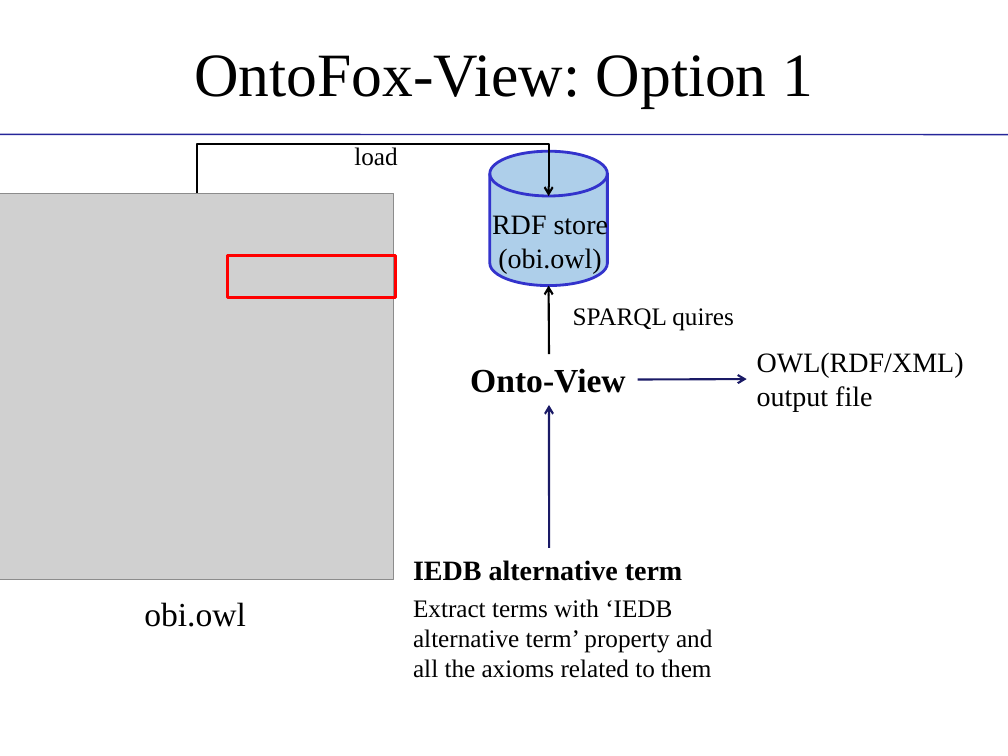
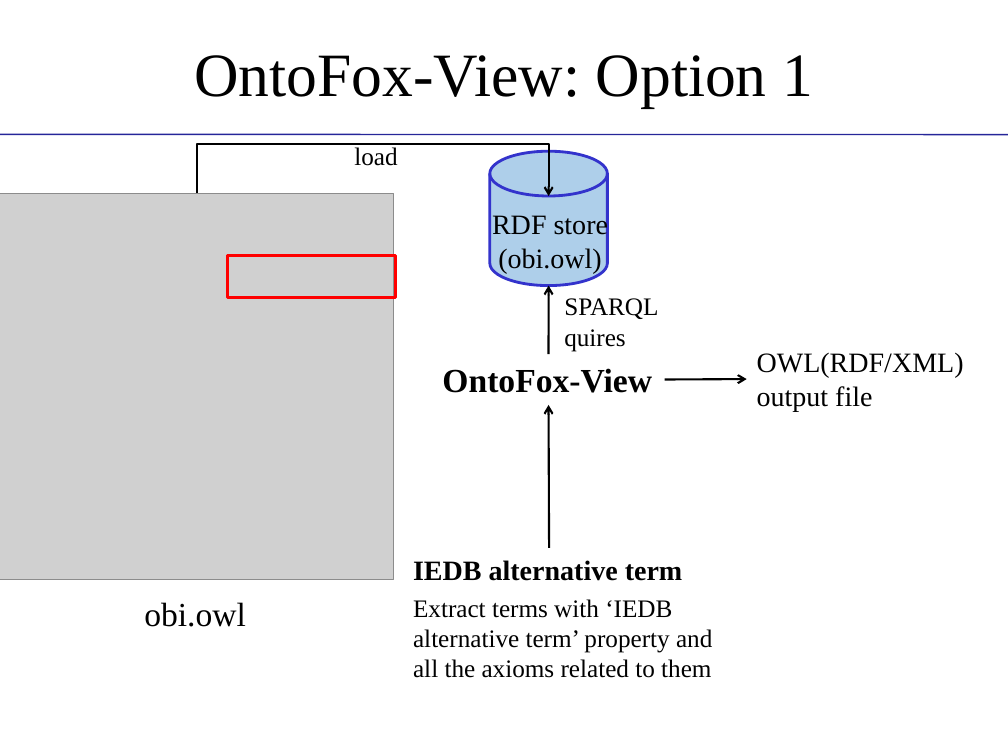
Before and after one commit to obi-ontology/obi-legacy-svn, a slide deck: slide 15 of trunk/docs/presentations/OBI tutorial July 2011 ICBO/MIREOT-View.pptx. Drawn at 1008x756 pixels with LibreOffice and Linux fonts; fonts in the diff are those of the drawing; grey boxes stand for pictures; background and template pictures are left out. Boxes give left, top, right and bottom in pixels: in the first picture for what was removed or moved away, otherwise in the second. Text is boxed around its words. In the diff, an @@ line names an element or a change of style, - is before the commit and + after.

```diff
--- a/trunk/docs/presentations/OBI tutorial July 2011 ICBO/MIREOT-View.pptx
+++ b/trunk/docs/presentations/OBI tutorial July 2011 ICBO/MIREOT-View.pptx
@@ text at (564, 298, 658, 352): text changed @@
-SPARQL quires
+SPARQL
+quires
@@ text at (442, 368, 652, 393): text changed @@
-Onto-View
+OntoFox-View
@@ arrow moved from (638, 380) - (747, 379) to (664, 380) - (747, 379) @@
@@ arrow (664, 380) - (747, 379): stroke #191966 1.5 pt to #000000 1.5 pt @@
@@ arrow (549, 547) - (548, 405): stroke #191966 1.5 pt to #000000 1.5 pt @@
```
Also in this commit, not shown: 1 other slide changed.
